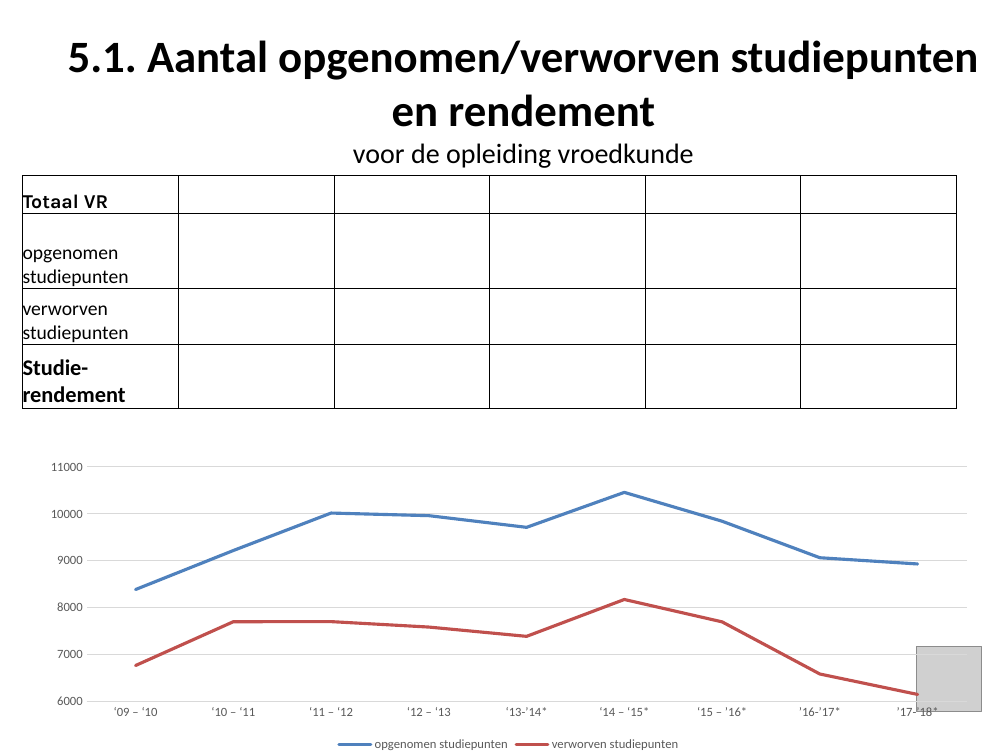
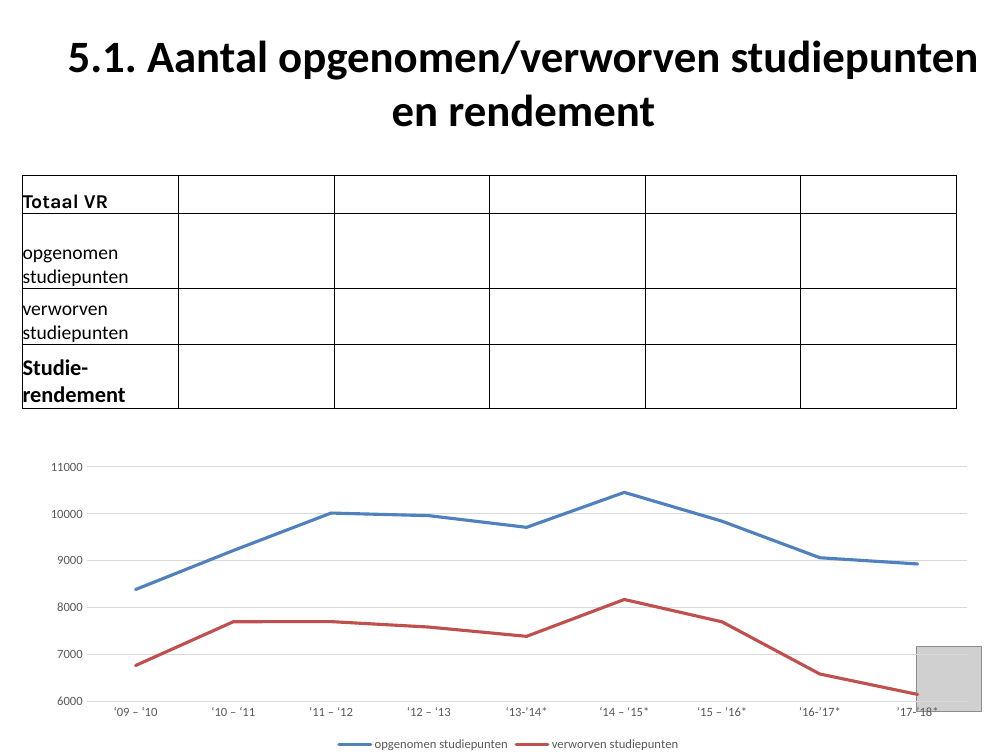
Before and after one commit to JorenSchelkens/GIP, a slide deck: slide 25 of CalculationDomain/ErasmusHogeSchool/EmptyPowerPoint.pptx. Drawn at 1008x756 pixels with LibreOffice and Linux fonts; fonts in the diff are those of the drawing; grey boxes stand for pictures. Boxes give left, top, right and bottom in pixels: in the first picture for what was removed or moved away, otherwise in the second. Text is boxed around its words. In the diff, an @@ line names an element or a change of style, - is before the commit and + after.

```diff
--- a/CalculationDomain/ErasmusHogeSchool/EmptyPowerPoint.pptx
+++ b/CalculationDomain/ErasmusHogeSchool/EmptyPowerPoint.pptx
@@ text at (353,143,694,168): paragraph removed @@
-voor de opleiding vroedkunde
```
Also in this commit, not shown: 1 other slide changed, 5 other files.
